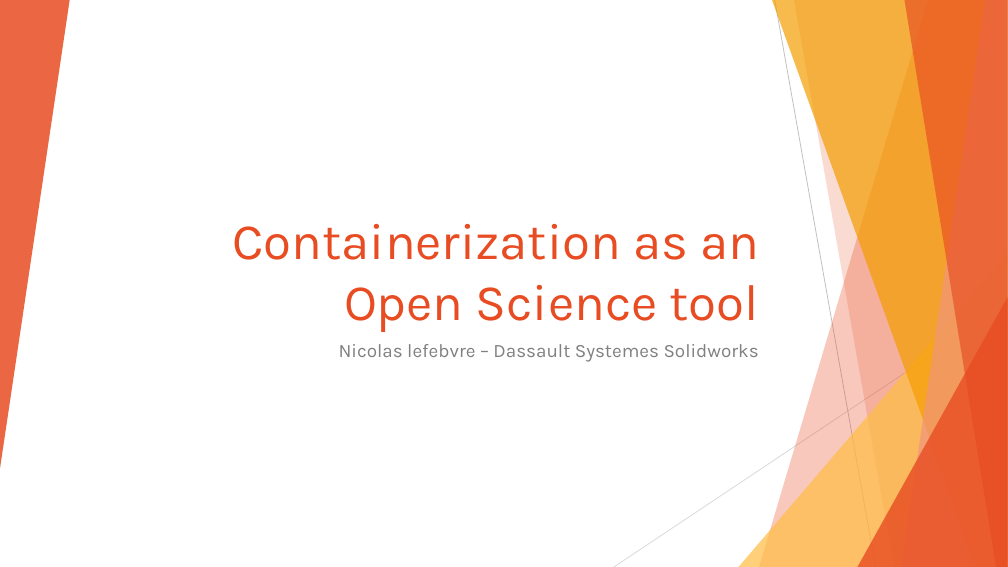
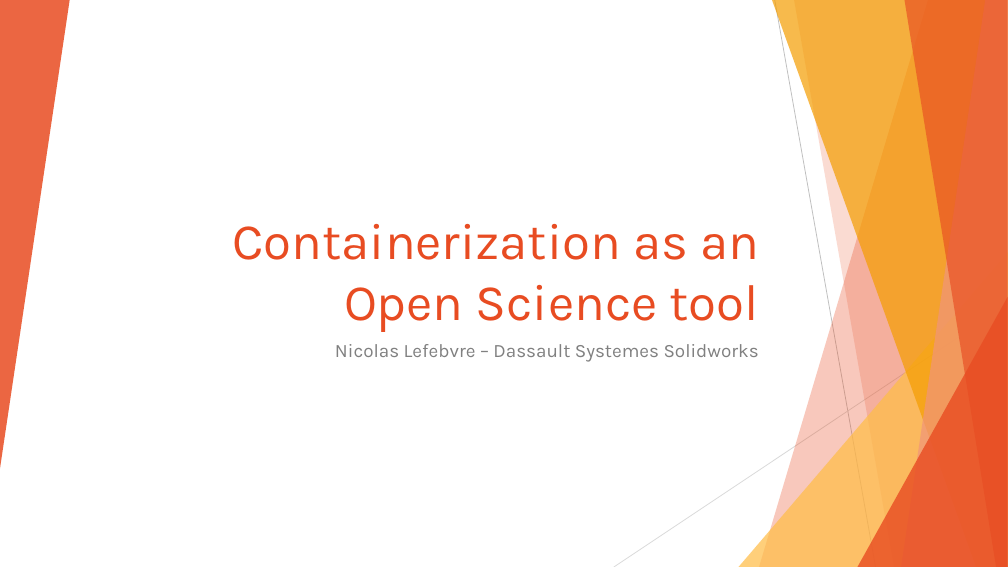
Before and after one commit to Ezekiel-DA/containerization_example, a slide deck: slide 1 of Containerization as an Open Science tool.pptx. Drawn at 1008x567 pixels with LibreOffice and Linux fonts; fonts in the diff are those of the drawing. Boxes give left, top, right and bottom in pixels: in the first picture for what was removed or moved away, otherwise in the second. Text is boxed around its words. In the diff, an @@ line names an element or a change of style, - is before the commit and + after.

Commit message:
Update slides to final version

```diff
--- a/Containerization as an Open Science tool.pptx
+++ b/Containerization as an Open Science tool.pptx
@@ subtitle at [335, 344, 759, 362]: text changed @@
-Nicolas lefebvre – Dassault Systemes Solidworks
+Nicolas Lefebvre – Dassault Systemes Solidworks
```
Also in this commit, not shown: 1 other slide changed.
